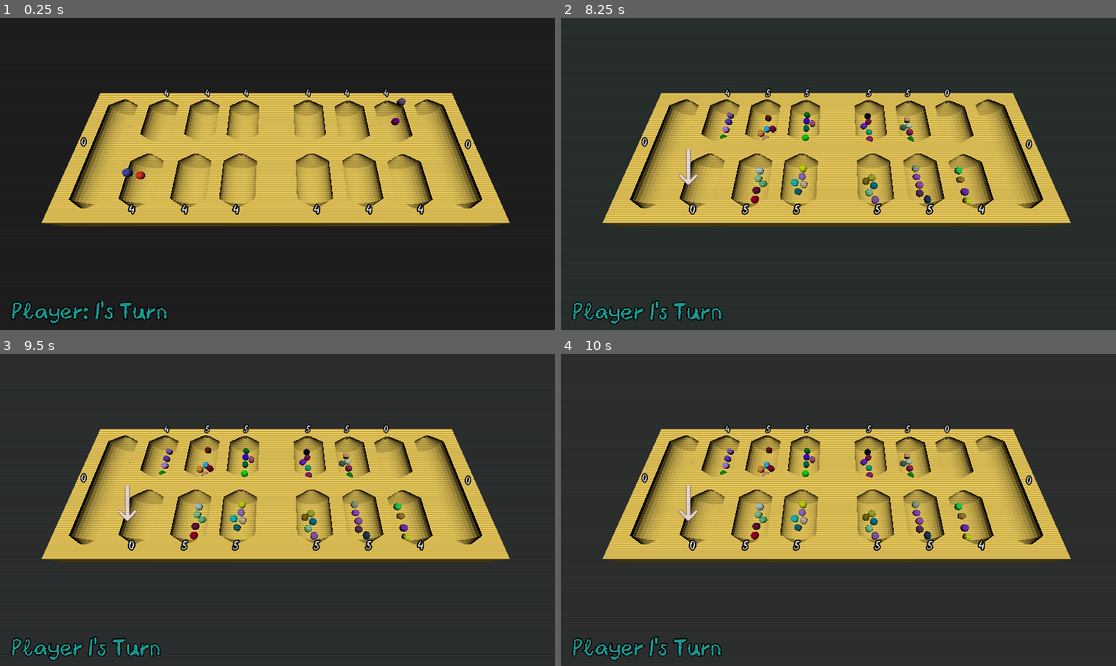
Above: before the commit, frames 1-4 (two rows, left to right).
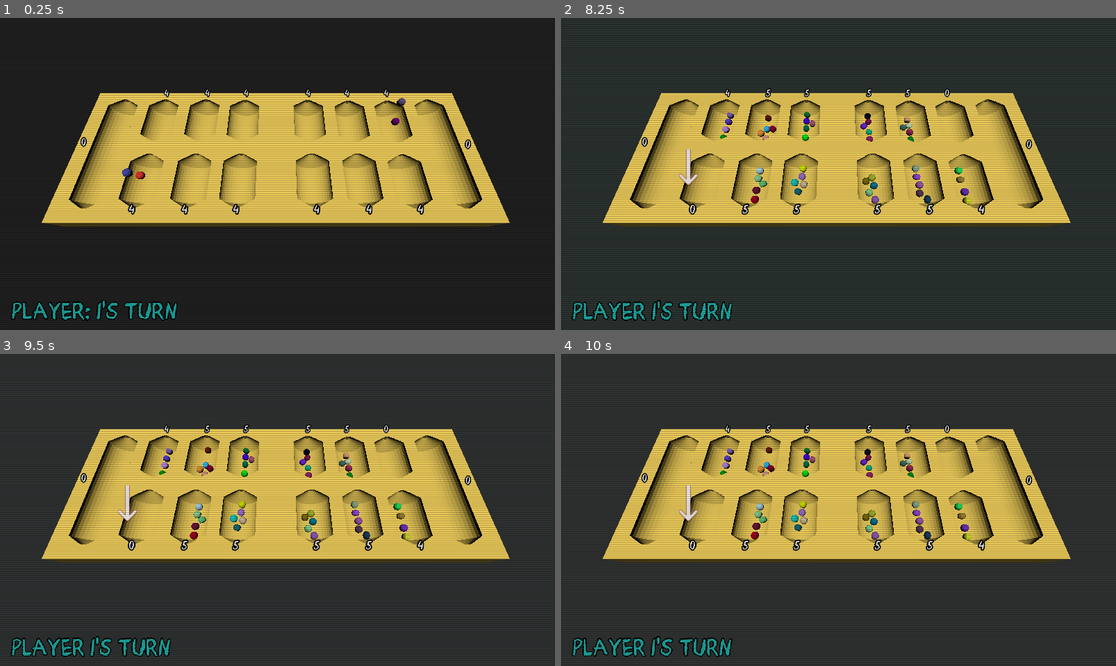
Above: after the commit, the same moments.

Repository: sym-z/3d-mancala
Game: Godot game, scene res://scenes/sample_scene.tscn
Two runs of this game, one before a commit and one after it. Both use one fixed random seed, a clock stepped at 60 frames per second and the inputs below.
Inputs:
- Up to frame 1 (0.25 s): no input
- Up to frame 2 (8.25 s): hold Right (ui_right) 0.53-1.28 s; hold Space (ui_select) 0.53-1.28 s; hold Left (ui_left) 1.28-2.03 s; tap Space (ui_select) at 1.35, 1.52, 1.82, 2.85, 3.02, 3.32, 4.35, 4.52, 4.82, 5.85, 6.02, 6.32, 7.35, 7.52, 7.82 s; hold Space (ui_select) 2.03-2.78 s; hold Right (ui_right) 2.03-3.53 s; hold Space (ui_select) 3.53-4.28 s; hold Left (ui_left) 3.53-5.78 s; hold Space (ui_select) 5.03-5.78 s; hold Right (ui_right) 5.78-8.03 s; hold Space (ui_select) 6.53-7.28 s; hold Left (ui_left) from 8.03 s (still down); hold Space (ui_select) from 8.03 s (still down)
- Up to frame 3 (9.5 s): keep holding Left (ui_left); release Space (ui_select) at 8.78 s; tap Space (ui_select) at 8.85, 9.02, 9.32 s
- Up to frame 4 (10 s): release Left (ui_left) at 9.53 s; hold Right (ui_right) from 9.53 s (still down); hold Space (ui_select) from 9.53 s (still down)

The runs differ from the first frame. In frame 1, 0.9% of the frame differs, in the area x 3-32%, y 90-99%; in frame 2, 1.0%; in frame 3, 1.1%, in the area x 3-31%, y 90-99%; in frame 4, 1.1%.

Commit message:
win notification started!

Diff:
--- a/src/scenes/game_piece.gd
+++ b/src/scenes/game_piece.gd
@@ -3,7 +3,7 @@
 @export var mesh : MeshInstance3D
 ## How much random variation is there between spawn positions
 @export var pos_variation_magnitude : float = 0.1
-# Called when the node enters the scene tree for the first time.
+
 func _ready():
 	var new_material : StandardMaterial3D = StandardMaterial3D.new()
 	new_material.albedo_color = Color(randf_range(0,1.0),randf_range(0,1.0),randf_range(0,1.0),1.0)
@@ -12,9 +12,3 @@
 	new_material.clearcoat_roughness = 0.0
 	new_material.refraction_scale = 0.95
 	mesh.material_override = new_material
-	pass # Replace with function body.
-
-
-# Called every frame. 'delta' is the elapsed time since the previous frame.
-func _process(delta):
-	pass
--- a/src/scenes/level_script.gd
+++ b/src/scenes/level_script.gd
@@ -1,5 +1,5 @@
 extends Node3D
-
+#region Exports, Variables, Signals
 @export_category("Markers")
 @export_subgroup("Banks")
 @export var p1_marker_banks : Array[Marker3D]
@@ -34,10 +34,11 @@
 signal turn_change
 signal extra_turn
 signal capture
+signal game_over(p1_win : bool, p2_win : bool)
 
 @export_category("Game Modifiers")
 @export var spread_delay : float = 0.5
-
+#endregion
 func _ready():
 	arrow_pointer.global_position = p1_marker_banks[selected_bank].global_position
 	arrow_pointer.visible = false
@@ -45,7 +46,6 @@
 	arrow_pointer.visible = true
 	game_ready = true
 	allow_input = true
-
 #region Game Setup
 func board_setup():
 	# Fill each players side with STARTING_AMT pieces.
@@ -62,15 +62,16 @@
 #endregion
 #region Input Handling
 func _input(event):
-	if event.is_action_pressed("ui_left") and allow_input:
-		move_left()
-	if event.is_action_pressed("ui_right") and allow_input:
-		move_right()
-	if event.is_action_pressed("ui_select") and game_ready and allow_input:
-		arrow_pointer.visible = false
-		allow_input = false
-		await choose_bank()
-		arrow_pointer.visible = true
+	if game_ready and allow_input:
+		if event.is_action_pressed("ui_left"):
+			move_left()
+		if event.is_action_pressed("ui_right"):
+			move_right()
+		if event.is_action_pressed("ui_select"):
+			arrow_pointer.visible = false
+			allow_input = false
+			await choose_bank()
+			arrow_pointer.visible = true
 
 func move_left():
 	#TODO: Check turn
@@ -98,7 +99,7 @@
 func swap_turn():
 	await get_tree().create_timer(spread_delay * 2).timeout
 	#TODO: CHECK GAME STATE END
-	check_endgame()
+	await check_endgame()
 	if curr_turn == TURN.ONE:
 		curr_turn = TURN.TWO
 		p1_cam.current = false
@@ -119,6 +120,8 @@
 	var p1_pieces : int = get_p1_total_pieces()
 	var p2_pieces : int = get_p2_total_pieces()
 	if p1_pieces == 0 or p2_pieces == 0:
+		allow_input = false
+		game_ready = false
 		# Transfer all pieces from the other side to the correct home
 		if p1_pieces != 0:
 			await move_to_home(p1_marker_banks, p1_marker_home)
@@ -126,6 +129,7 @@
 			await move_to_home(p2_marker_banks, p2_marker_home)
 		# Identify who has more pieces in home
 		check_winner()
+		game_over.emit(p1_win, p2_win)
 		# End Game
 		#TODO: Win behavior
 		print("P1 Win: ", p1_win, " P2 Win: ", p2_win)
@@ -178,7 +182,6 @@
 	var piece_amt : int = parent.get_child_count()
 
 	if piece_amt > 0:
-
 		# Delete all children
 		for piece in parent.get_children():
 			piece.queue_free()
@@ -186,7 +189,7 @@
 		# Iterate through, placing one piece per hop, remembering to place one piece in the current player's bank
 		# Keep track of final bank
 		var final_bank_num : int = -1
-
+		# Player one's Turn
 		if curr_turn == TURN.ONE:
 			for i in range(1,piece_amt+1):
 				var global_bank = (selected_bank + i) % TOTAL_BANKS
@@ -198,9 +201,8 @@
 					place_piece(p1_marker_banks[global_bank])
 				final_bank_num = global_bank
 				await get_tree().create_timer(spread_delay).timeout
-
-		else:
-			#TODO TEST THIS ONCE YOU HAVE TURN SWITCHING
+		# Player 2's Turn
+		else:
 			for i in range(1,piece_amt+1):
 				var global_bank = (selected_bank + i) % TOTAL_BANKS
 				if global_bank == NUM_BANKS:
@@ -214,10 +216,9 @@
 
 		# Landed in own Home
 		if final_bank_num == NUM_BANKS:
-			print("EXTRA TURN")
 			extra_turn.emit()
 			allow_input = true
-			check_endgame()
+			await check_endgame()
 
 		# Landed on own side
 		# You can only capture if you land on "your" side and that is the only piece in there now
--- a/src/scenes/sample_scene.tscn
+++ b/src/scenes/sample_scene.tscn
@@ -12,6 +12,7 @@
 [ext_resource type="FontFile" uid="uid://c4cxtyqn866dk" path="res://CrayonLibre-BLVel.otf" id="8_udu4s"]
 [ext_resource type="Script" uid="uid://cmeo1f1fxiya6" path="res://scripts/extra_turn_notif.gd" id="9_1o07t"]
 [ext_resource type="Script" uid="uid://b2apa38wplthk" path="res://scripts/capture_notif.gd" id="11_kg8jk"]
+[ext_resource type="Script" uid="uid://duwrxvo5c6k50" path="res://scripts/player_win_notif.gd" id="13_oiwk8"]
 
 [sub_resource type="CameraAttributesPractical" id="CameraAttributesPractical_0pueg"]
 
@@ -47,6 +48,10 @@
 shader_parameter/speed = 0.005
 
 [sub_resource type="ShaderMaterial" id="ShaderMaterial_s5ll8"]
+shader = ExtResource("8_6idux")
+shader_parameter/speed = 0.005
+
+[sub_resource type="ShaderMaterial" id="ShaderMaterial_l4noq"]
 shader = ExtResource("8_6idux")
 shader_parameter/speed = 0.005
 
@@ -239,6 +244,7 @@
 theme_override_fonts/font = ExtResource("8_udu4s")
 theme_override_font_sizes/font_size = 48
 text = "Player: 1's Turn"
+uppercase = true
 script = ExtResource("8_76x20")
 level = NodePath("../../../../..")
 
@@ -262,6 +268,7 @@
 theme_override_font_sizes/font_size = 76
 text = "Extra Turn!"
 horizontal_alignment = 1
+uppercase = true
 script = ExtResource("9_1o07t")
 level = NodePath("../../..")
 
@@ -285,5 +292,25 @@
 theme_override_font_sizes/font_size = 76
 text = "Capture!"
 horizontal_alignment = 1
+uppercase = true
 script = ExtResource("11_kg8jk")
 level = NodePath("../../..")
+
+[node name="CenterContainer" type="CenterContainer" parent="CanvasLayer/Control" unique_id=1379378633]
+layout_mode = 1
+anchors_preset = 15
+anchor_right = 1.0
+anchor_bottom = 1.0
+grow_horizontal = 2
+grow_vertical = 2
+
+[node name="Player Win Notif" type="Label" parent="CanvasLayer/Control/CenterContainer" unique_id=1363220861 node_paths=PackedStringArray("level")]
+material = SubResource("ShaderMaterial_l4noq")
+layout_mode = 2
+theme_override_constants/outline_size = 8
+theme_override_fonts/font = ExtResource("8_udu4s")
+theme_override_font_sizes/font_size = 98
+text = "Player X Wins!"
+uppercase = true
+script = ExtResource("13_oiwk8")
+level = NodePath("../../../..")
--- a/src/scripts/extra_turn_notif.gd
+++ b/src/scripts/extra_turn_notif.gd
@@ -8,6 +8,5 @@
 
 func reveal():
 	visible = true
-	print("REVEAL")
 	await get_tree().create_timer(view_time).timeout
 	visible = false
--- /dev/null
+++ b/src/scripts/player_win_notif.gd
@@ -0,0 +1,19 @@
+extends Label
+
+@export var level : Node3D
+@export var view_duration : float = 3.0
+# Called when the node enters the scene tree for the first time.
+func _ready():
+	visible = false
+	level.connect("game_over", reveal)
+
+func reveal(p1_win : bool, p2_win : bool):
+	if p1_win and p2_win:
+		text = "GAME TIE!"
+	elif p1_win:
+		text = "PLAYER ONE WINS!"
+	else:
+		text = "PLAYER TWO WINS!"
+	visible = true
+	await get_tree().create_timer(view_duration).timeout
+	visible = false
Not shown, added: src/scripts/player_win_notif.gd.uid
